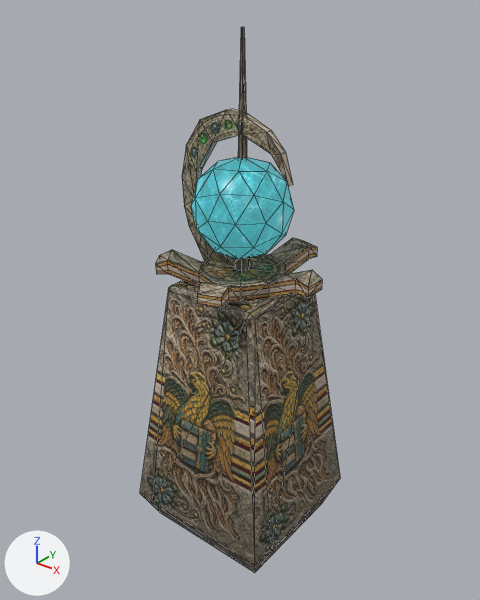
What one commit did to the glTF model worlds/mm9/models/mm9_deco_statstoneplain.glb.
One viewpoint serves both versions: a 50 mm lens placed at (1.919, -2.413, 2.894), pointed at (-0.019, 0.01, 1.392). Every picture has the same lights, and +X, +Y and +Z are marked at lower left. The picture after the commit comes second. Mesh edges are drawn as thin lines. Vertices at exactly the same position are counted once.

The first picture shows 'Statstone'.
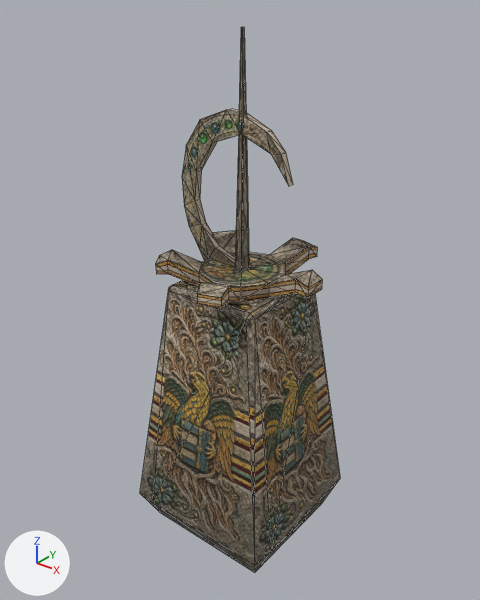
Changed parts and their boxes [x1, y1, x2, y2] in the pictures (480 x 600 px):
part 1 of me_statstone, deleted (cyan)
    before: [191, 157, 294, 259]

The edits, one by one:
me_statstone is used by ob_statstone; location (0.0, 0.0, 0.0).
me_statstone had 182 vertices, 326 faces and spanned x -0.44..0.44, y -0.44..0.44, z 0.0..2.7.
me_statstone now has 140 vertices, 246 faces and spans x -0.44..0.44, y -0.44..0.44, z 0.0..2.7.
me_statstone part 1: the loose piece of 42 vertices spanning x -0.24..0.24, y -0.25..0.25, z 1.65..2.15 is deleted.
me_statstone no longer uses material mat_statstoneplain_orb.
